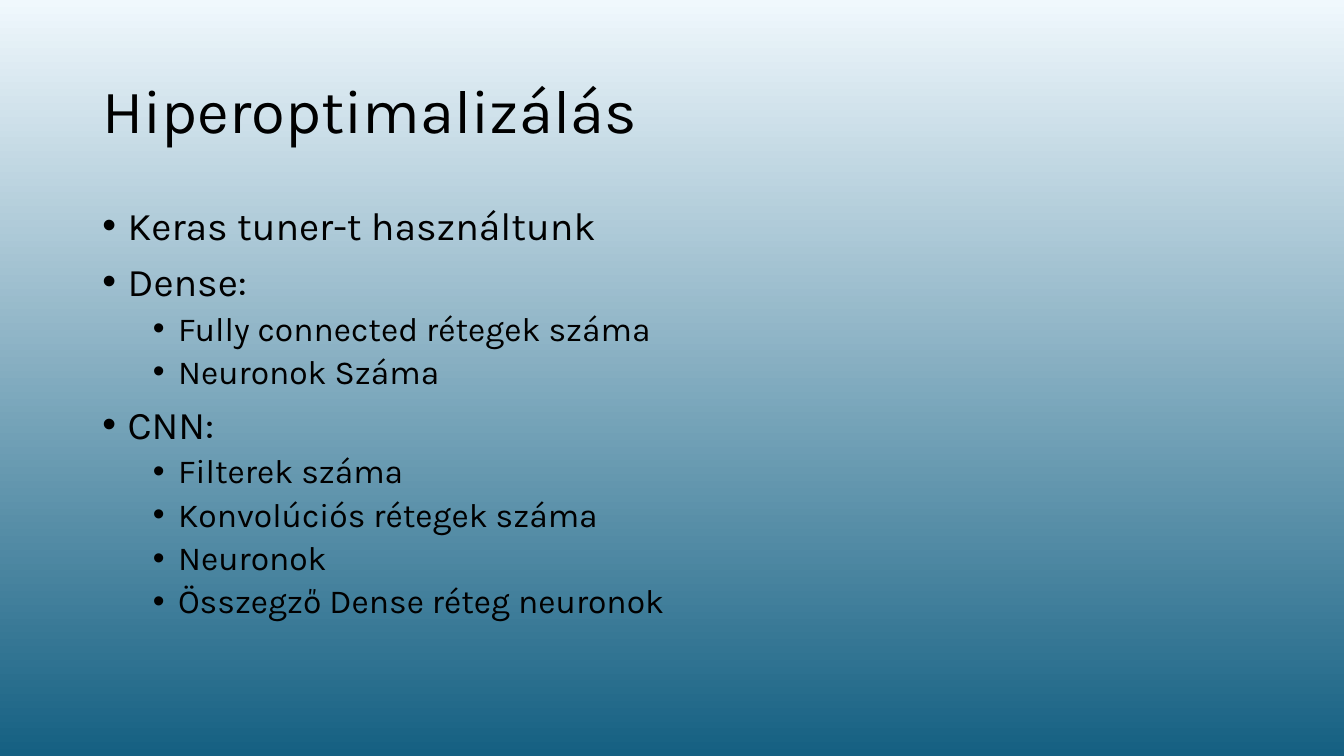
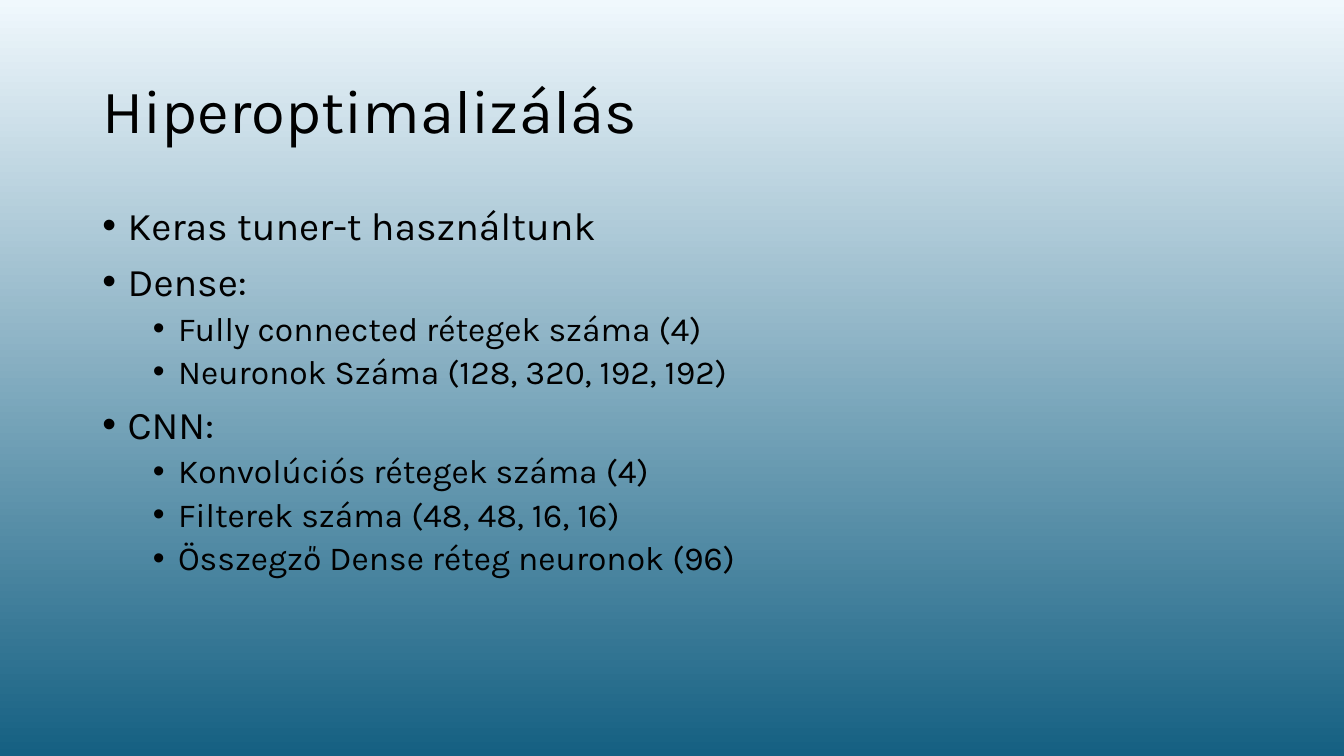
Before and after one commit to fishylow/DeepLearning-Homework, a slide deck: slide 7 of zerocool_presentation.pptx. Drawn at 1344x756 pixels with LibreOffice and Linux fonts; fonts in the diff are those of the drawing. Boxes give left, top, right and bottom in pixels: in the first picture for what was removed or moved away, otherwise in the second. Text is boxed around its words. In the diff, an @@ line names an element or a change of style, - is before the commit and + after.

```diff
--- a/zerocool_presentation.pptx
+++ b/zerocool_presentation.pptx
@@ text at (x1=178, y1=315, x2=727, y2=388): text changed @@
-  • Fully connected rétegek száma
-  • Neuronok Száma
+  • Fully connected rétegek száma (4)
+  • Neuronok Száma (128, 320, 192, 192)
@@ text at (x1=178, y1=457, x2=735, y2=578): text changed @@
-  • Filterek száma
-  • Konvolúciós rétegek száma
-  • Neuronok
-  • Összegző Dense réteg neuronok
+  • Konvolúciós rétegek száma (4)
+  • Filterek száma (48, 48, 16, 16)
+  • Összegző Dense réteg neuronok (96)
```
